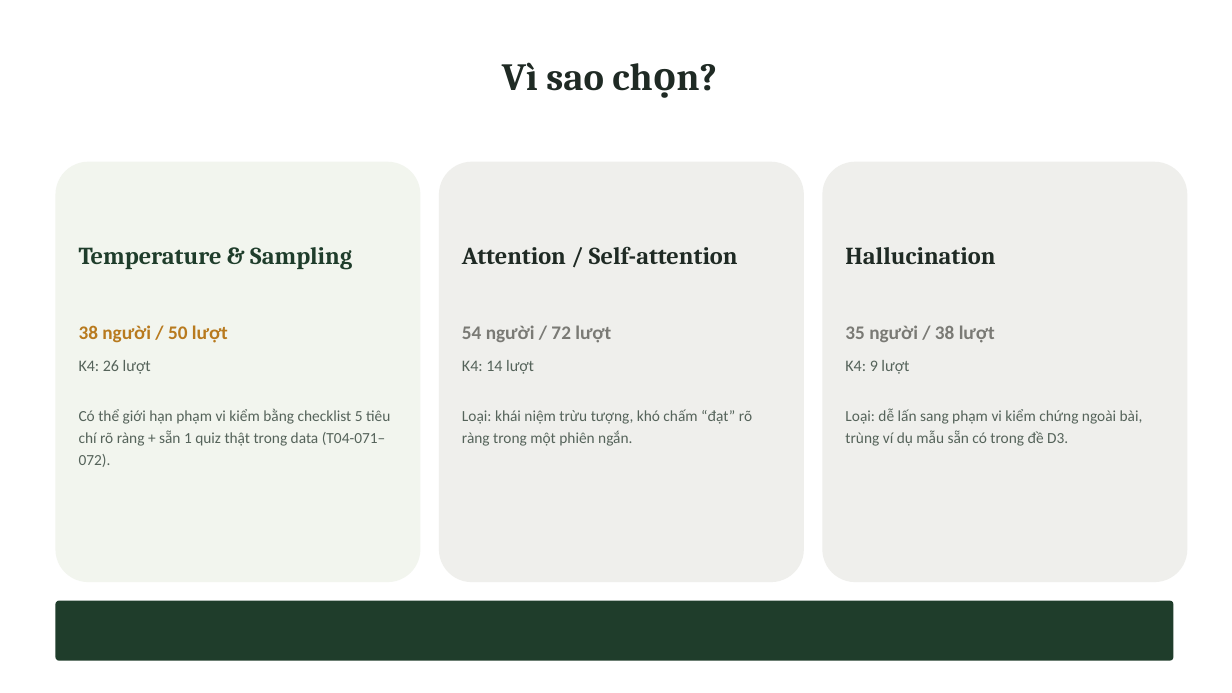
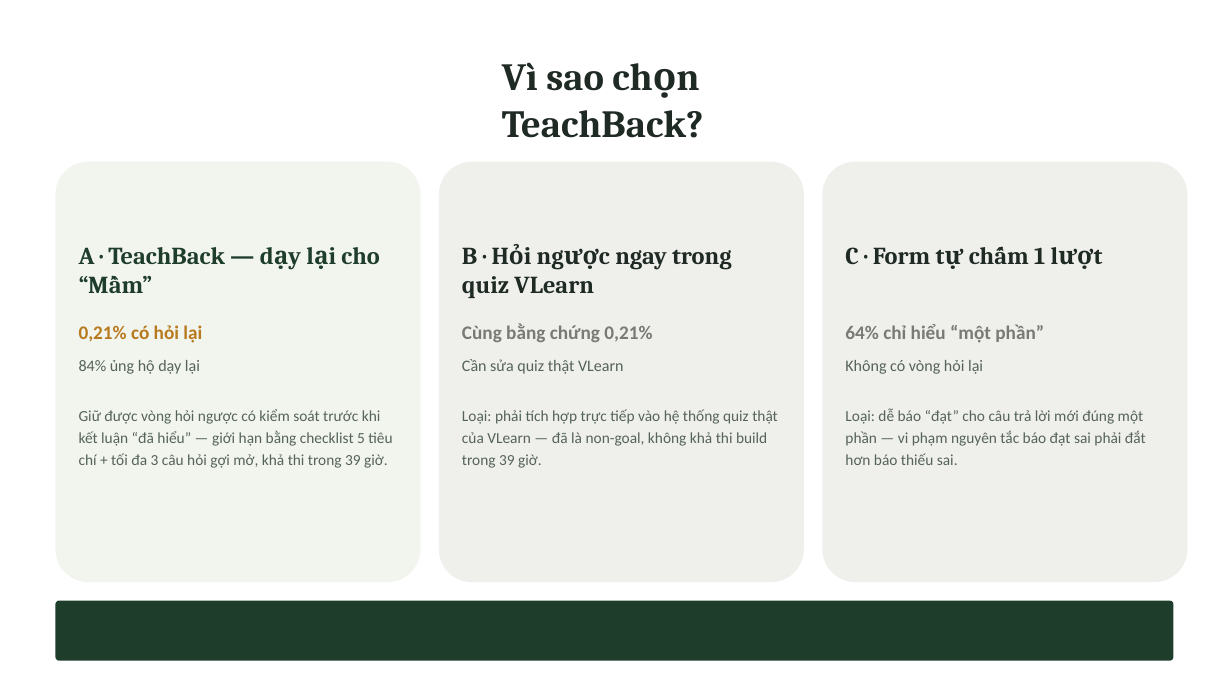
Before and after one commit to J4ck13Ch4n/K4-3B-E403-toibingu, a slide deck: slide 2 of demo-slides.pptx. Drawn at 1232x693 pixels with LibreOffice and Linux fonts; fonts in the diff are those of the drawing. Boxes give left, top, right and bottom in pixels: in the first picture for what was removed or moved away, otherwise in the second. Text is boxed around its words. In the diff, an @@ line names an element or a change of style, - is before the commit and + after.

```diff
--- a/demo-slides.pptx
+++ b/demo-slides.pptx
@@ text at (x1=502, y1=62, x2=704, y2=138): text changed @@
-Vì sao chọn?
+Vì sao chọn TeachBack?
@@ text at (x1=79, y1=247, x2=379, y2=264): text changed @@
-Temperature & Sampling
+A · TeachBack — dạy lại cho “Mầm”
@@ text at (x1=462, y1=247, x2=732, y2=298): text changed @@
-Attention / Self-attention
+B · Hỏi ngược ngay trong quiz VLearn
@@ text at (x1=845, y1=247, x2=1045, y2=265): text changed @@
-Hallucination
+C · Form tự chấm 1 lượt
@@ text at (x1=79, y1=325, x2=202, y2=343): text changed @@
-38 người / 50 lượt
+0,21% có hỏi lại
@@ text at (x1=462, y1=324, x2=652, y2=342): text changed @@
-54 người / 72 lượt
+Cùng bằng chứng 0,21%
@@ text at (x1=845, y1=324, x2=1044, y2=343): text changed @@
-35 người / 38 lượt
+64% chỉ hiểu “một phần”
@@ text at (x1=462, y1=359, x2=623, y2=374): text changed @@
-K4: 14 lượt
+Cần sửa quiz thật VLearn
@@ text at (x1=79, y1=360, x2=200, y2=374): text changed @@
-K4: 26 lượt
+84% ủng hộ dạy lại
@@ text at (x1=845, y1=360, x2=983, y2=374): text changed @@
-K4: 9 lượt
+Không có vòng hỏi lại
@@ text at (x1=79, y1=409, x2=392, y2=468): text changed @@
-Có thể giới hạn phạm vi kiểm bằng checklist 5 tiêu chí rõ ràng + sẵn 1 quiz thật trong data (T04-071–072).
+Giữ được vòng hỏi ngược có kiểm soát trước khi kết luận “đã hiểu” — giới hạn bằng checklist 5 tiêu chí + tối đa 3 câu hỏi gợi mở, khả thi trong 39 giờ.
@@ text at (x1=462, y1=409, x2=778, y2=468): text changed @@
-Loại: khái niệm trừu tượng, khó chấm “đạt” rõ ràng trong một phiên ngắn.
+Loại: phải tích hợp trực tiếp vào hệ thống quiz thật của VLearn — đã là non-goal, không khả thi build trong 39 giờ.
@@ text at (x1=845, y1=408, x2=1146, y2=465): text changed @@
-Loại: dễ lấn sang phạm vi kiểm chứng ngoài bài, trùng ví dụ mẫu sẵn có trong đề D3.
+Loại: dễ báo “đạt” cho câu trả lời mới đúng một phần — vi phạm nguyên tắc báo đạt sai phải đắt hơn báo thiếu sai.
```
Also in this commit, not shown: 1 other slide changed, 4 other files.
